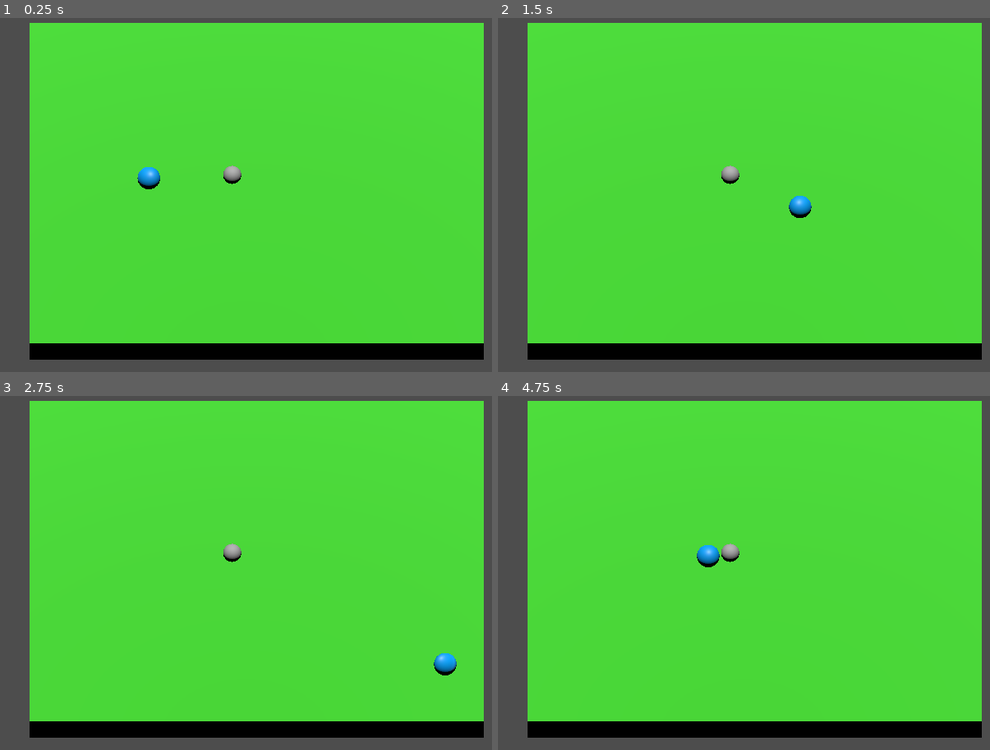
Above: before the commit, frames 1-4 (two rows, left to right).
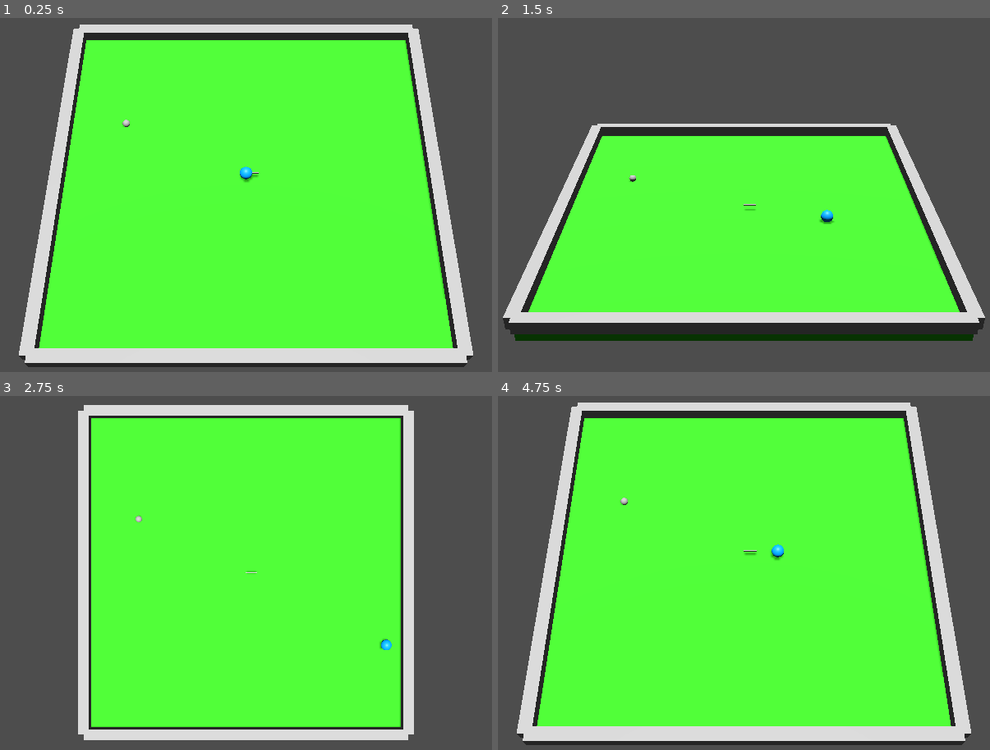
Above: after the commit, the same moments.

Repository: JakubBraz/rust_ball
Game: Godot game, scene res://main_scene.tscn
Two runs of this game, one before a commit and one after it. Both use one fixed random seed, a clock stepped at 60 frames per second and the inputs below.
Inputs (mouse positions are in pixels of both pictures, inside the frame that each line leads up to):
- Up to frame 1 (0.25 s): no input
- Up to frame 2 (1.5 s): tap Enter at 0.5 s; move the mouse to (886, 177) at 0.52 s; hold Right (ui_right) 0.53-1.28 s; hold 1 0.53-1.28 s; click (886, 177) at 0.67 s; tap 2 at 0.8, 1.35 s; move the mouse to (611, 212) at 1.27 s; hold Down (ui_down) from 1.28 s (still down)
- Up to frame 3 (2.75 s): tap 3 at 1.55 s; move the mouse to (309, 491) at 2.02 s; release Down (ui_down) at 2.03 s; hold Right (ui_right) from 2.03 s (still down); hold 3 from 2.03 s (still down); tap 4 at 2.3 s
- Up to frame 4 (4.75 s): move the mouse to (709, 647) at 2.77 s; release Right (ui_right) at 2.78 s; release 3 at 2.78 s; hold Up (ui_up) 2.78-3.53 s; tap 4 at 2.85 s; click (709, 647) at 2.92 s; tap 5 at 3.05 s; move the mouse to (940, 626) at 3.52 s; hold 5 3.53-4.28 s; hold Left (ui_left) from 3.53 s (still down); tap 6 at 3.8, 4.35 s; move the mouse to (547, 516) at 4.27 s; tap 1 at 4.55 s

The runs differ from the first frame. In frame 1, 90% of the frame differs, in the area x 3-99%, y 1-99%; in frame 2, 88%; in frame 3, 88%; in frame 4, 90%.

Commit message:
frontend work-in-progress

Diff:
--- a/game/main_scene.gd
+++ b/game/main_scene.gd
@@ -4,41 +4,46 @@
 var start_touch = Vector2()
 var prev_touch = Vector2()
 
-const SCALING = 0.5
 
 # Called when the node enters the scene tree for the first time.
 func _ready():
 	socket = PacketPeerUDP.new()
 	socket.set_dest_address("127.0.0.1", 8019)
 	socket.put_packet("hello".to_ascii_buffer())
-	print("position: ", $CSGSphere3D.position)
-	print("position: ", $CSGSphere3D2.position)
+	print("position: ", $player.position)
+	print("position: ", $ball.position)
+
 
 # Called every frame. 'delta' is the elapsed time since the previous frame.
 func _process(delta):
 	#print("process " + str(delta))
 	#socket.put_packet("test".to_ascii_buffer())
+
 	if Input.is_action_pressed("ui_left"):
-		$CSGSphere3D.position += Vector3(-0.15, 0.0, 0.0)
+		$player.position += Vector3(-0.15, 0.0, 0.0)
 	elif Input.is_action_pressed("ui_right"):
-		$CSGSphere3D.position += Vector3(0.15, 0.0, 0.0)
+		$player.position += Vector3(0.15, 0.0, 0.0)
 	elif Input.is_action_pressed("ui_up"):
-		$CSGSphere3D.position += Vector3(0.0, 0.0, -0.15)
+		$player.position += Vector3(0.0, 0.0, -0.15)
 	elif Input.is_action_pressed("ui_down"):
-		$CSGSphere3D.position += Vector3(0.0, 0.0, 0.15)
+		$player.position += Vector3(0.0, 0.0, 0.15)
 
 	if start_touch != Vector2():
 		var pos = get_viewport().get_mouse_position()
 		var d = (prev_touch - pos).length()
 		#print("distance", d)
-		if d > 5:
+		if d > 1:
 			print("touch ", pos)
 			prev_touch = pos
+			var touch_vec = Vector2(pos[0] - start_touch[0], pos[1] - start_touch[1])
+			touch_vec = touch_vec.rotated(-get_viewport().get_camera_3d().rotation[1])
 			var bytes  = PackedByteArray([0, 0, 0, 0, 0, 0, 0, 0])
-			bytes.encode_u16(0, start_touch[0])
-			bytes.encode_u16(2, start_touch[1])
-			bytes.encode_u16(4, pos[0])
-			bytes.encode_u16(6, pos[1])
+			#bytes.encode_u16(0, start_touch[0])
+			bytes.encode_s16(0, 0)
+			#bytes.encode_u16(2, start_touch[1])
+			bytes.encode_s16(2, 0)
+			bytes.encode_s16(4, touch_vec[0])
+			bytes.encode_s16(6, touch_vec[1])
 			socket.put_packet(bytes)
 			#socket.put_packet("aaa".to_ascii_buffer())
 	#if Input.is_mouse_button_pressed(MOUSE_BUTTON_LEFT):
@@ -53,9 +58,15 @@
 		var ball_x = p.decode_float(12);
 		var ball_y = p.decode_float(16);
 		var ball_r = p.decode_float(20);
+		var vector_x = p.decode_float(24);
+		var vector_y = p.decode_float(28);
 		print([player_x, player_y, player_r, ball_x, ball_y, ball_r])
-		$CSGSphere3D.position = Vector3(player_x * SCALING, $CSGSphere3D.position[1], player_y * SCALING)
-		$CSGSphere3D2.position = Vector3(ball_x * SCALING, $CSGSphere3D2.position[1], ball_y * SCALING)
+		$player.position = Vector3(player_x, $player.position[1], player_y)
+		$ball.position = Vector3(ball_x, $ball.position[1], ball_y)
+		var touch_vec = Vector2(vector_x, vector_y)
+		$vector_container.scale = Vector3(touch_vec.length(), 1, 1)
+		$vector_container.rotation = Vector3(0, -touch_vec.angle(), 0)
+		$vector_container.position = $player.position
 
 func _input(event):
 	if (event is InputEventMouseButton):
@@ -68,3 +79,16 @@
 			print(event.position)
 			start_touch = Vector2()
 			socket.put_packet(PackedByteArray([0, 0, 0, 0, 0, 0, 0, 0]))
+	elif (event is InputEventKey) and not event.is_echo():
+		if Input.is_key_pressed(KEY_1):
+			$Camera3D1.current = true
+		elif Input.is_key_pressed(KEY_2):
+			$Camera3D2.current = true
+		elif Input.is_key_pressed(KEY_3):
+			$Camera3D3.current = true
+		elif Input.is_key_pressed(KEY_4):
+			$Camera3D4.current = true
+		elif Input.is_key_pressed(KEY_5):
+			$Camera3D5.current = true
+		elif Input.is_key_pressed(KEY_6):
+			$Camera3D6.current = true
--- a/game/main_scene.tscn
+++ b/game/main_scene.tscn
@@ -9,31 +9,91 @@
 albedo_color = Color(0, 0.558202, 0.857334, 1)
 roughness = 0.5
 
+[sub_resource type="Environment" id="Environment_omubs"]
+
 [node name="Node3D" type="Node3D"]
 script = ExtResource("1_6tetw")
 
 [node name="CSGBox3D" type="CSGBox3D" parent="."]
-transform = Transform3D(20, 0, 0, 0, 1, 0, 0, 0, 20, 10.1524, -1.43051e-06, 10.4623)
+transform = Transform3D(1, 0, 0, 0, 1, 0, 0, 0, 1, 20, 0, 15)
 material_override = SubResource("StandardMaterial3D_nc2ix")
+size = Vector3(30, 1, 30)
 
-[node name="Camera3D" type="Camera3D" parent="."]
-transform = Transform3D(1, 0, 0, 0, 0.707107, 0.707107, 0, -0.707107, 0.707107, 9.69, 10.896, 21.554)
+[node name="Camera3D1" type="Camera3D" parent="."]
+transform = Transform3D(1, 0, 0, 0, 0.5, 0.866025, 0, -0.866025, 0.5, 20, 47.61, 43.91)
+current = true
+fov = 30.0
+size = 44.286
+
+[node name="Camera3D2" type="Camera3D" parent="."]
+transform = Transform3D(1, 0, 0, 0, 0.866025, 0.5, 0, -0.5, 0.866025, 20, 30.468, 64.332)
+fov = 30.0
+size = 35.0
+
+[node name="Camera3D3" type="Camera3D" parent="."]
+transform = Transform3D(1, 0, 0, 0, -4.37114e-08, 1, 0, -1, -4.37114e-08, 20, 65, 15)
+fov = 30.0
+size = 35.0
+
+[node name="Camera3D4" type="Camera3D" parent="."]
+transform = Transform3D(1, 0, 0, 0, -4.37114e-08, 1, 0, -1, -4.37114e-08, 20, 65, 15)
 projection = 1
-size = 16.238
+fov = 30.0
+size = 35.0
+
+[node name="Camera3D5" type="Camera3D" parent="."]
+transform = Transform3D(1, 0, 0, 0, 0.5, 0.866025, 0, -0.866025, 0.5, 20, 54.683, 46.092)
+projection = 1
+fov = 30.0
+size = 35.0
+
+[node name="Camera3D6" type="Camera3D" parent="."]
+transform = Transform3D(0.707107, -0.353553, 0.612372, 0, 0.866025, 0.5, -0.707107, -0.353553, 0.612372, 49.895, 27.978, 46.092)
+projection = 1
+fov = 30.0
+size = 35.0
 
 [node name="DirectionalLight3D" type="DirectionalLight3D" parent="."]
-transform = Transform3D(1, 0, 0, 0, -4.37114e-08, 1, 0, -1, -4.37114e-08, -5.14025, 11.1226, 21.3811)
+transform = Transform3D(1, 0, 0, 0, -4.37114e-08, 1, 0, -1, -4.37114e-08, 0, 0, 0)
 light_energy = 1.5
 shadow_enabled = true
+shadow_opacity = 0.75
 shadow_blur = 0.75
 
-[node name="CSGSphere3D" type="CSGSphere3D" parent="."]
-transform = Transform3D(1, 0, 0, 0, 1, 0, 0, 0, 1, 5.41381, 1, 10.6258)
+[node name="player" type="CSGSphere3D" parent="."]
+transform = Transform3D(1, 0, 0, 0, 1, 0, 0, 0, 1, 20, 1, 15)
 material_override = SubResource("StandardMaterial3D_xwmn3")
 radial_segments = 24
 rings = 24
 
-[node name="CSGSphere3D2" type="CSGSphere3D" parent="."]
-transform = Transform3D(0.8, 0, 0, 0, 0.8, 0, 0, 0, 0.8, 9.08611, 1, 10.4301)
+[node name="ball" type="CSGSphere3D" parent="."]
+transform = Transform3D(1, 0, 0, 0, 1, 0, 0, 0, 1, 10, 0.8, 10)
+radius = 0.3
 radial_segments = 24
 rings = 24
+
+[node name="wall1" type="CSGBox3D" parent="."]
+transform = Transform3D(1, 0, 0, 0, 1, 0, 0, 0, 1, 20, 1, 0)
+size = Vector3(30, 1, 1)
+
+[node name="wall2" type="CSGBox3D" parent="."]
+transform = Transform3D(1, 0, 0, 0, 1, 0, 0, 0, 1, 20, 1, 30)
+size = Vector3(30, 1, 1)
+
+[node name="wall3" type="CSGBox3D" parent="."]
+transform = Transform3D(1, 0, 0, 0, 1, 0, 0, 0, 1, 5, 1, 15)
+size = Vector3(1, 1, 30)
+
+[node name="wall4" type="CSGBox3D" parent="."]
+transform = Transform3D(1, 0, 0, 0, 1, 0, 0, 0, 1, 35, 1, 15)
+size = Vector3(1, 1, 30)
+
+[node name="vector_container" type="Node3D" parent="."]
+transform = Transform3D(1, 0, 0, 0, 1, 0, 0, 0, 1, 20, 1, 15)
+
+[node name="player_vector" type="CSGBox3D" parent="vector_container"]
+transform = Transform3D(1, 0, 0, 0, 1, 0, 0, 0, 1, 0.5, 0, 0)
+size = Vector3(1, 0.1, 0.1)
+
+[node name="WorldEnvironment" type="WorldEnvironment" parent="."]
+environment = SubResource("Environment_omubs")
--- a/game/project.godot
+++ b/game/project.godot
@@ -13,8 +13,10 @@
 config/name="RustBall"
 run/main_scene="res://main_scene.tscn"
 config/features=PackedStringArray("4.2", "Mobile")
+boot_splash/bg_color=Color(0.141176, 0.141176, 0.141176, 1)
 config/icon="res://icon.svg"
 
 [rendering]
 
 renderer/rendering_method="mobile"
+environment/defaults/default_clear_color=Color(0.301961, 0.301961, 0.301961, 1)
Not shown: 1 places in game/main_scene.tscn that only renumber resources
Not shown, changed: rust/game_logic/src/main.rs
Not shown, changed: rust/game_logic/src/physics.rs
